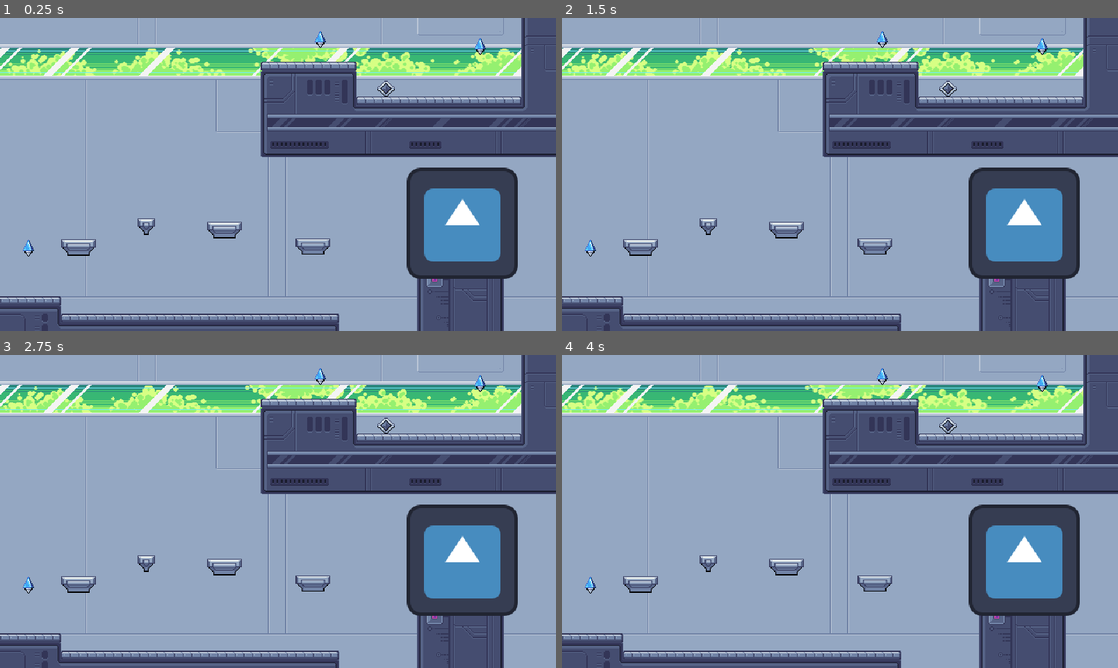
Above: before the commit, frames 1-4 (two rows, left to right).
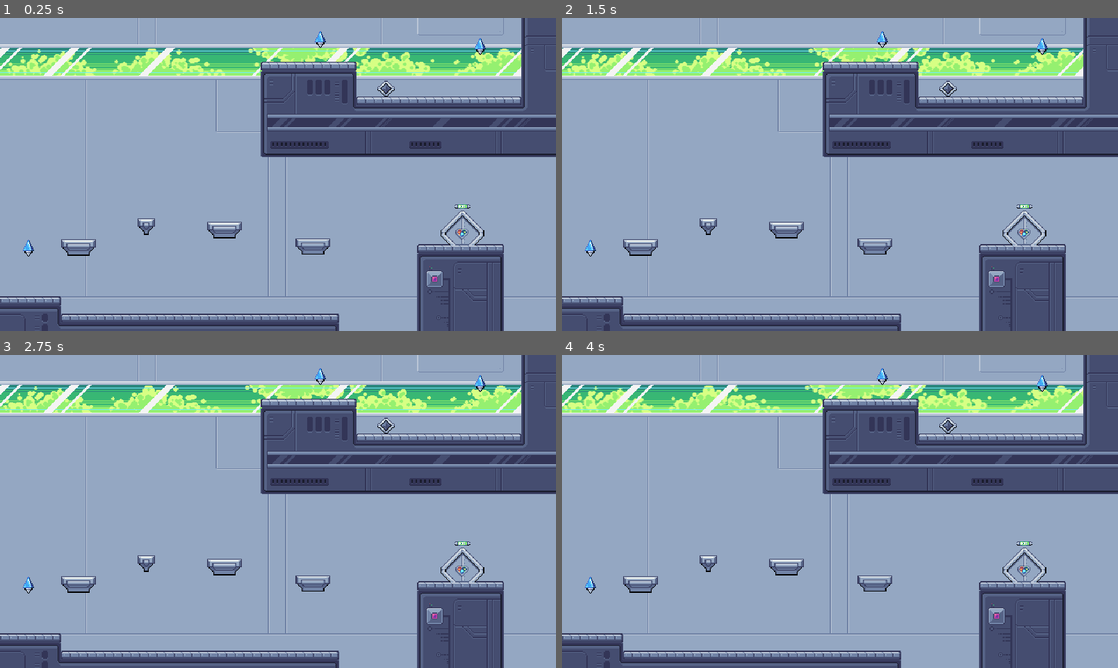
Above: after the commit, the same moments.

Repository: gdp-ufrj/Nut-Bolt
Game: Godot game, scene res://Cenas/Niveis/tutorial_3.tscn
The game is run twice, just before and just after one commit, with the same random seed, the same clock (stepped at 60 frames per second) and the same inputs. This scene is started directly instead of the project's main scene. The engine's default icon, where the game draws it, is replaced by a stand-in: a white triangle on a blue panel in a dark square.
Inputs:
- Up to frame 1 (0.25 s): no input
- Up to frame 2 (1.5 s): tap Enter (interagir) at 0.5, 0.6, 1.35 s; hold Right (ui_right) from 0.53 s (still down); tap Up (ui_up) at 0.77 s
- Up to frame 3 (2.75 s): tap Up (ui_up) at 1.52 s; release Right (ui_right) at 2.03 s; hold Left (ui_left) from 2.03 s (still down); tap Enter (interagir) at 2.1 s
- Up to frame 4 (4 s): keep holding Left (ui_left); tap Enter (interagir) at 2.85, 3.6 s; tap Up (ui_up) at 3.02, 3.77 s

The runs differ from the first frame. In frame 1, 6.9% of the frame differs, in the area x 73-94%, y 47-84%; in frame 2, 6.9%; in frame 3, 6.9%; in frame 4, 6.9%.
Error in both runs: Attempt to call function 'get_fase_tipo' in base 'null instance' on a null instance. (res://Scripts/Entes/porta.gd:12)

Commit message:
animação correta da porta

Diff:
--- a/plataform-2d-godot/Cenas/Entes/porta.tscn
+++ b/plataform-2d-godot/Cenas/Entes/porta.tscn
@@ -1,10 +1,10 @@
-[gd_scene load_steps=20 format=3 uid="uid://bih7god6r8j2v"]
+[gd_scene load_steps=32 format=3 uid="uid://bih7god6r8j2v"]
 
 [ext_resource type="Script" uid="uid://boio3y0ty6tnk" path="res://Scripts/Entes/porta.gd" id="1_fa3ny"]
 [ext_resource type="Texture2D" uid="uid://cjec535dffhw3" path="res://Sprites/Interagíveis/Porta1_fechada.png" id="2_fa3ny"]
 [ext_resource type="Texture2D" uid="uid://d0hnb74tl6an1" path="res://Sprites/Interagíveis/Porta1_anim.png" id="3_35smw"]
 [ext_resource type="AudioStream" uid="uid://b0rp6udo0r8nc" path="res://Audio/Porta/Porta abrindo.ogg" id="4_c7j4k"]
-[ext_resource type="Texture2D" uid="uid://hnb27m6dpn6h" path="res://icon.svg" id="4_ocrap"]
+[ext_resource type="Texture2D" uid="uid://dsd65yvvwacjr" path="res://Sprites/Interagíveis/Floresta/PortaFloresta_anim.png" id="4_ocrap"]
 
 [sub_resource type="RectangleShape2D" id="RectangleShape2D_fa3ny"]
 size = Vector2(50, 50)
@@ -55,6 +55,54 @@
 
 [sub_resource type="AtlasTexture" id="AtlasTexture_br720"]
 atlas = ExtResource("3_35smw")
+region = Rect2(550, 0, 50, 50)
+
+[sub_resource type="AtlasTexture" id="AtlasTexture_qedc4"]
+atlas = ExtResource("4_ocrap")
+region = Rect2(0, 0, 50, 50)
+
+[sub_resource type="AtlasTexture" id="AtlasTexture_x82yv"]
+atlas = ExtResource("4_ocrap")
+region = Rect2(50, 0, 50, 50)
+
+[sub_resource type="AtlasTexture" id="AtlasTexture_p4wp4"]
+atlas = ExtResource("4_ocrap")
+region = Rect2(100, 0, 50, 50)
+
+[sub_resource type="AtlasTexture" id="AtlasTexture_r3tji"]
+atlas = ExtResource("4_ocrap")
+region = Rect2(150, 0, 50, 50)
+
+[sub_resource type="AtlasTexture" id="AtlasTexture_pdbad"]
+atlas = ExtResource("4_ocrap")
+region = Rect2(200, 0, 50, 50)
+
+[sub_resource type="AtlasTexture" id="AtlasTexture_pfuwj"]
+atlas = ExtResource("4_ocrap")
+region = Rect2(250, 0, 50, 50)
+
+[sub_resource type="AtlasTexture" id="AtlasTexture_gtmm2"]
+atlas = ExtResource("4_ocrap")
+region = Rect2(300, 0, 50, 50)
+
+[sub_resource type="AtlasTexture" id="AtlasTexture_ufnv4"]
+atlas = ExtResource("4_ocrap")
+region = Rect2(350, 0, 50, 50)
+
+[sub_resource type="AtlasTexture" id="AtlasTexture_ijhc4"]
+atlas = ExtResource("4_ocrap")
+region = Rect2(400, 0, 50, 50)
+
+[sub_resource type="AtlasTexture" id="AtlasTexture_d1ahi"]
+atlas = ExtResource("4_ocrap")
+region = Rect2(450, 0, 50, 50)
+
+[sub_resource type="AtlasTexture" id="AtlasTexture_wtaf7"]
+atlas = ExtResource("4_ocrap")
+region = Rect2(500, 0, 50, 50)
+
+[sub_resource type="AtlasTexture" id="AtlasTexture_3kl7o"]
+atlas = ExtResource("4_ocrap")
 region = Rect2(550, 0, 50, 50)
 
 [sub_resource type="SpriteFrames" id="SpriteFrames_qedc4"]
@@ -102,14 +150,44 @@
 }, {
 "frames": [{
 "duration": 1.0,
-"texture": ExtResource("4_ocrap")
-}, {
-"duration": 1.0,
-"texture": ExtResource("4_ocrap")
+"texture": SubResource("AtlasTexture_qedc4")
+}, {
+"duration": 1.0,
+"texture": SubResource("AtlasTexture_x82yv")
+}, {
+"duration": 1.0,
+"texture": SubResource("AtlasTexture_p4wp4")
+}, {
+"duration": 1.0,
+"texture": SubResource("AtlasTexture_r3tji")
+}, {
+"duration": 1.0,
+"texture": SubResource("AtlasTexture_pdbad")
+}, {
+"duration": 1.0,
+"texture": SubResource("AtlasTexture_pfuwj")
+}, {
+"duration": 1.0,
+"texture": SubResource("AtlasTexture_gtmm2")
+}, {
+"duration": 1.0,
+"texture": SubResource("AtlasTexture_ufnv4")
+}, {
+"duration": 1.0,
+"texture": SubResource("AtlasTexture_ijhc4")
+}, {
+"duration": 1.0,
+"texture": SubResource("AtlasTexture_d1ahi")
+}, {
+"duration": 1.0,
+"texture": SubResource("AtlasTexture_wtaf7")
+}, {
+"duration": 1.0,
+"texture": SubResource("AtlasTexture_3kl7o")
 }],
-"loop": true,
+"loop": false,
 "name": &"Abre e fecha floresta",
-"speed": 5.0
+"speed": 8.0
 }]
 
 [node name="Porta" type="Area2D"]
@@ -125,7 +203,7 @@
 
 [node name="Abre e fecha" type="AnimatedSprite2D" parent="."]
 sprite_frames = SubResource("SpriteFrames_qedc4")
-animation = &"Abre e fecha floresta"
+animation = &"Abre e fecha"
 
 [node name="audio_abrindo" type="AudioStreamPlayer" parent="."]
 stream = ExtResource("4_c7j4k")
--- a/plataform-2d-godot/Scripts/Entes/porta.gd
+++ b/plataform-2d-godot/Scripts/Entes/porta.gd
@@ -31,7 +31,7 @@
 		#Só toca a animação quando AMBOS estiverem presentes e ainda não tocou
 		if has_both_players() and not ja_tocou:
 			$"Abre e fecha".visible = true
-			animation.play("Abre e fecha")
+			animation.play()
 			$audio_abrindo.play()
 			ja_tocou = true
 
--- a/plataform-2d-godot/Scripts/game_controller.gd
+++ b/plataform-2d-godot/Scripts/game_controller.gd
@@ -134,7 +134,7 @@
 
 #funcao de update da animacao da porta
 func get_fase_tipo() -> String:
-	if current_index <= 2:
+	if current_index <= 0:
 		return "tutorial"
 	else:
 		return "floresta"
